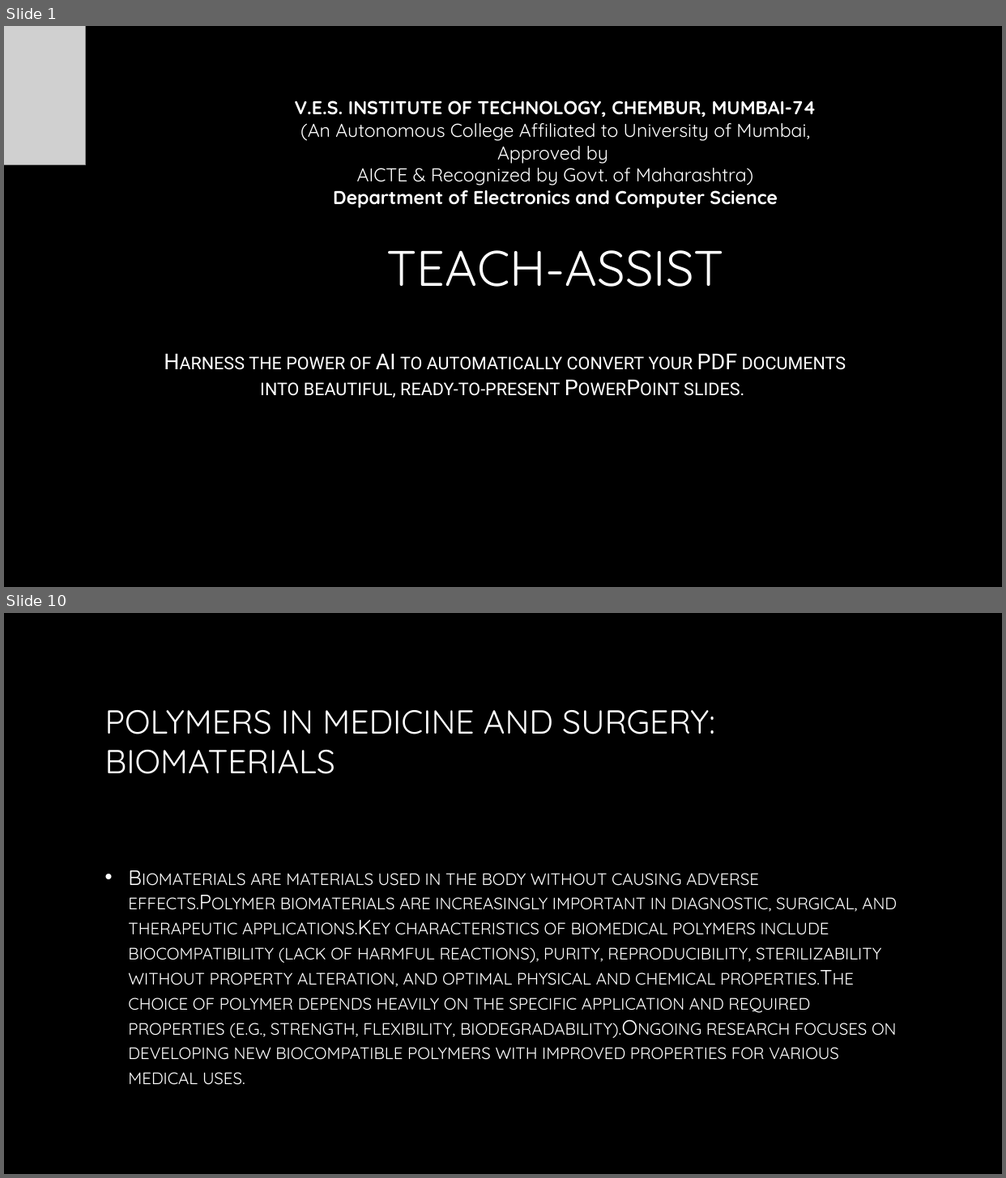
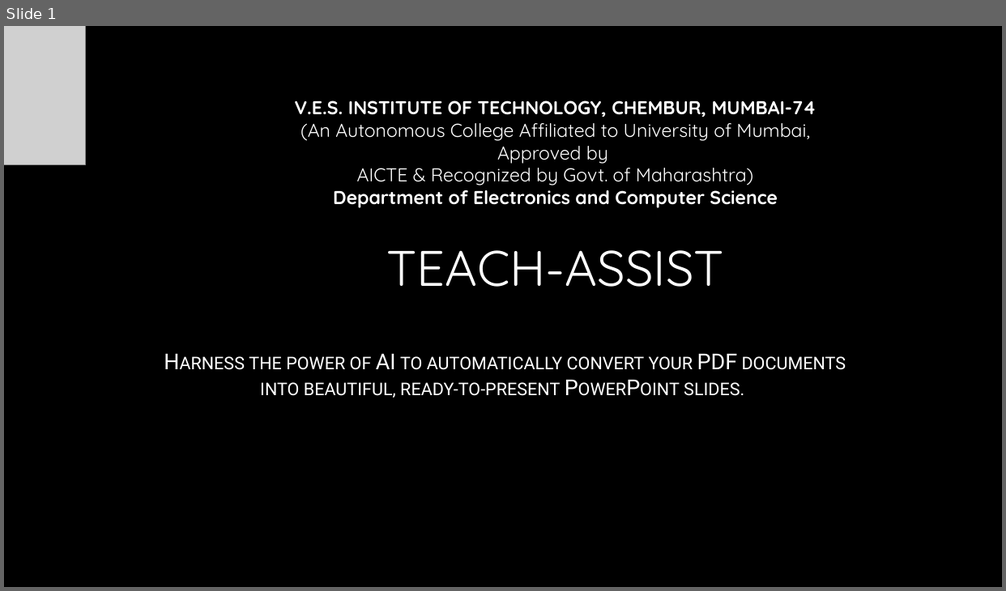
Before and after one commit to AdityaB-11/Pdf_to_presentation_GenAI, a slide deck: output/generated_presentation.pptx. Shown one above the other, each under a label of ours: slides 1 and 10 before the commit, slide 1 after it; the slides between them are not shown. The pictures are 1006x1178 and 1006x591 pixels, drawn with LibreOffice and Linux fonts; fonts in the diff are those of the drawing; grey boxes stand for pictures; background and template pictures are left out. Boxes give left, top, right and bottom in pixels: in the first picture for what was removed or moved away, otherwise in the second. Text is boxed around its words. In the diff, an @@ line names an element or a change of style, - is before the commit and + after.

```diff
--- a/output/generated_presentation.pptx
+++ b/output/generated_presentation.pptx
@@ slide 10 removed at box(4, 613, 1002, 1174), background picture (left out) @@
@@ title removed at box(105, 710, 715, 774) @@
-POLYMERS IN MEDICINE AND SURGERY: BIOMATERIALS
@@ text removed at box(128, 873, 897, 1085) @@
-• Biomaterials are materials used in the body without causing adverse effects.Polymer biomaterials are increasingly important in diagnostic, surgical, and therapeutic applications.Key characteristics of biomedical polymers include biocompatibility (lack of harmful reactions), purity, reproducibility, sterilizability without property alteration, and optimal physical and chemical properties.The choice of polymer depends heavily on the specific application and required properties (e.g., strength, flexibility, biodegradability).Ongoing research focuses on developing new biocompatible polymers with improved properties for various medical uses.
```
Also in this commit, not shown: 2 slides changed, 12 slides added, 7 other slides removed, 4 other files.
